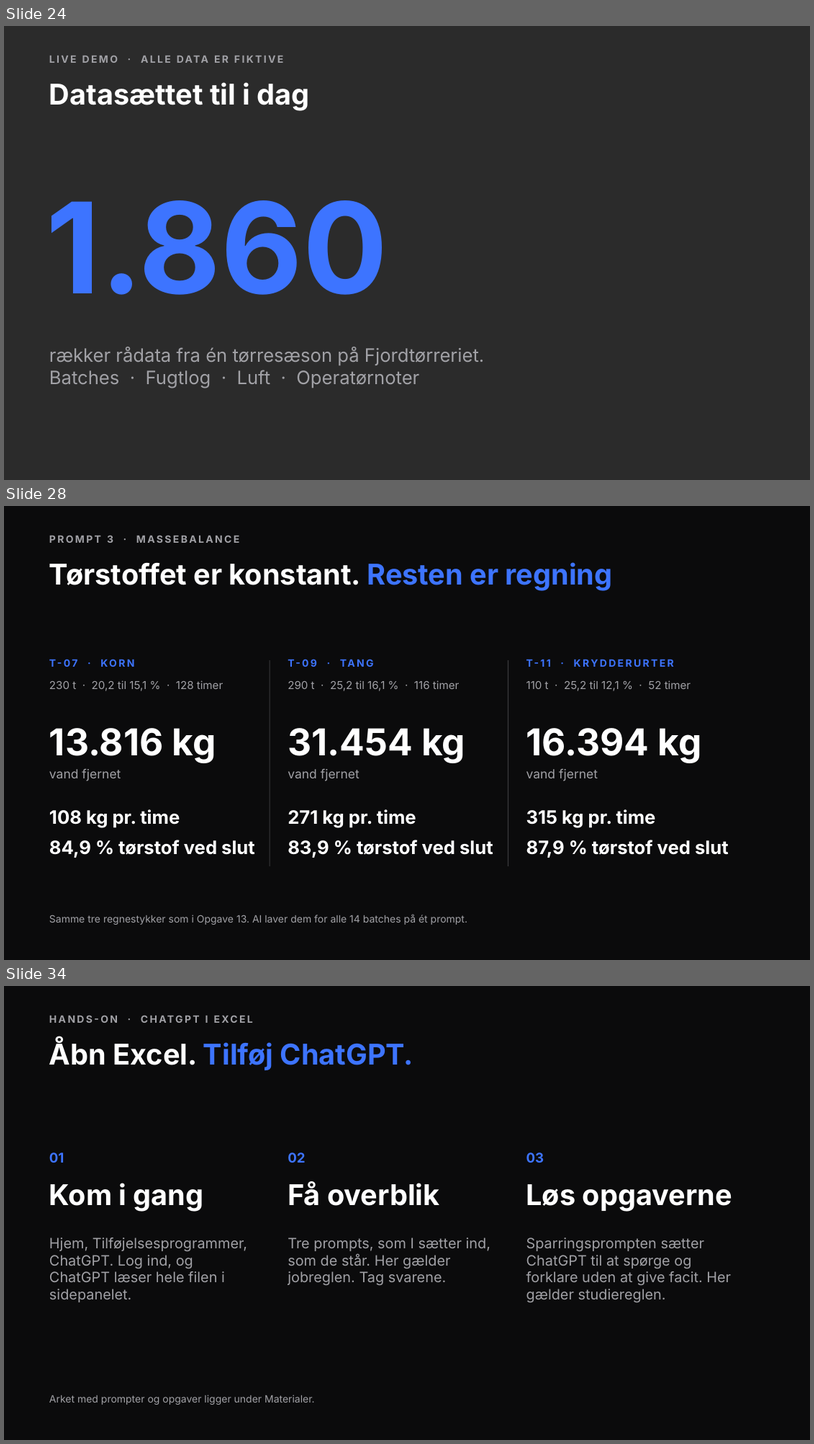
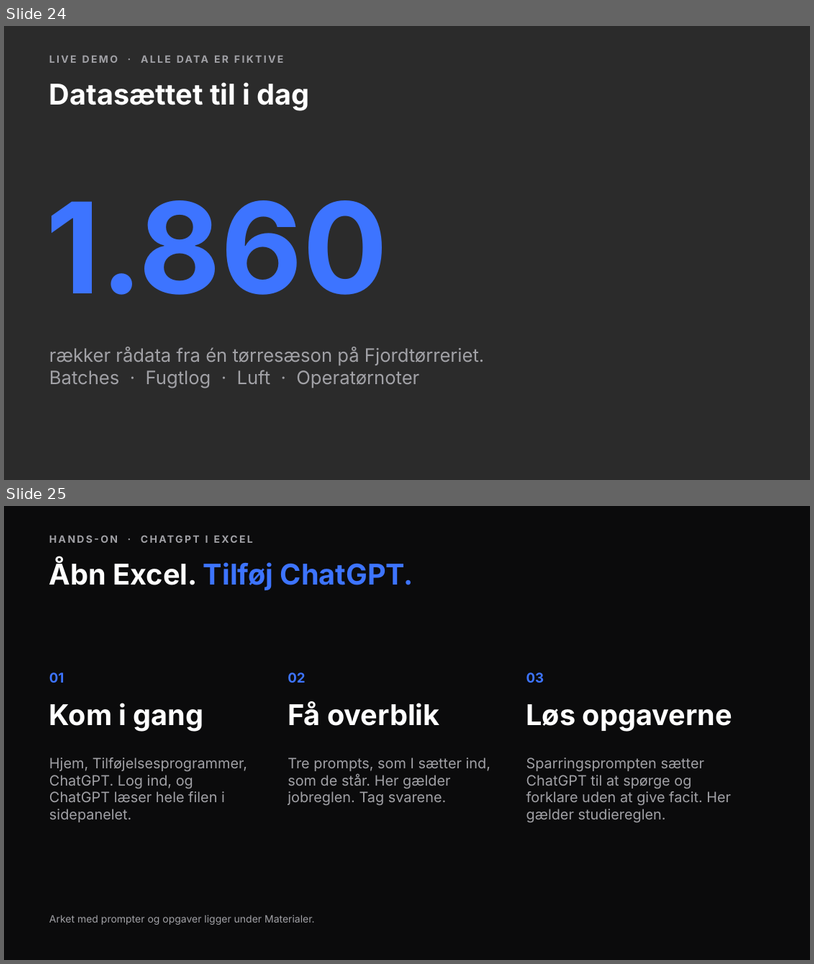
Before and after one commit to andr8769-ui/ucl-ai-undervisning, a slide deck: private/proces/praesentation.pptx. Shown one above the other, each under a label of ours: slides 24, 28 and 34 before the commit, slides 24 and 25 after it; the slides between them are not shown. The pictures are 814x1444 and 814x964 pixels, drawn with LibreOffice and Linux fonts; fonts in the diff are those of the drawing; background and template pictures are left out; a plain dark background stands for a picture behind light text. Boxes give left, top, right and bottom in pixels: in the first picture for what was removed or moved away, otherwise in the second. Text is boxed around its words. In the diff, an @@ line names an element or a change of style, - is before the commit and + after.

```diff
--- a/private/proces/praesentation.pptx
+++ b/private/proces/praesentation.pptx
@@ slide 28 removed at [4,506,810,960], background #0B0B0C @@
@@ text removed at [49,535,239,543] @@
-PROMPT 3 · MASSEBALANCE
@@ title removed at [49,562,613,591] @@
-Tørstoffet er konstant. Resten er regning
@@ text removed at [49,659,78,667] @@
-T-07 · KORN
@@ line removed from (270, 660) to (270, 866) @@
@@ text removed at [288,659,294,667] @@
-T-09 · TANG
@@ line removed from (509, 660) to (509, 866) @@
@@ text removed at [527,659,539,667] @@
-T-11 · KRYDDERURTER
@@ text removed at [49,680,223,691] @@
-230 t · 20,2 til 15,1 % · 128 timer
@@ text removed at [288,680,459,691] @@
-290 t · 25,2 til 16,1 % · 116 timer
@@ text removed at [527,680,691,691] @@
-110 t · 25,2 til 12,1 % · 52 timer
@@ text removed at [49,728,216,763] @@
-13.816 kg
@@ text removed at [288,728,466,763] @@
-31.454 kg
@@ text removed at [527,728,702,763] @@
-16.394 kg
@@ text removed at [49,768,121,781] @@
-vand fjernet
@@ text removed at [288,768,360,781] @@
-vand fjernet
@@ text removed at [527,768,598,781] @@
-vand fjernet
@@ text removed at [49,809,180,828] @@
-108 kg pr. time
@@ text removed at [288,809,417,828] @@
-271 kg pr. time
@@ text removed at [527,809,656,828] @@
-315 kg pr. time
@@ text removed at [49,839,255,857] @@
-84,9 % tørstof ved slut
@@ text removed at [288,839,494,857] @@
-83,9 % tørstof ved slut
@@ text removed at [527,839,729,857] @@
-87,9 % tørstof ved slut
@@ text removed at [49,914,468,924] @@
-Samme tre regnestykker som i Opgave 13. AI laver dem for alle 14 batches på ét prompt.
@@ what was slide 34 is now slide 25 @@
```
Also in this commit, not shown: 1 slide changed, 8 other slides removed, 41 other files.
